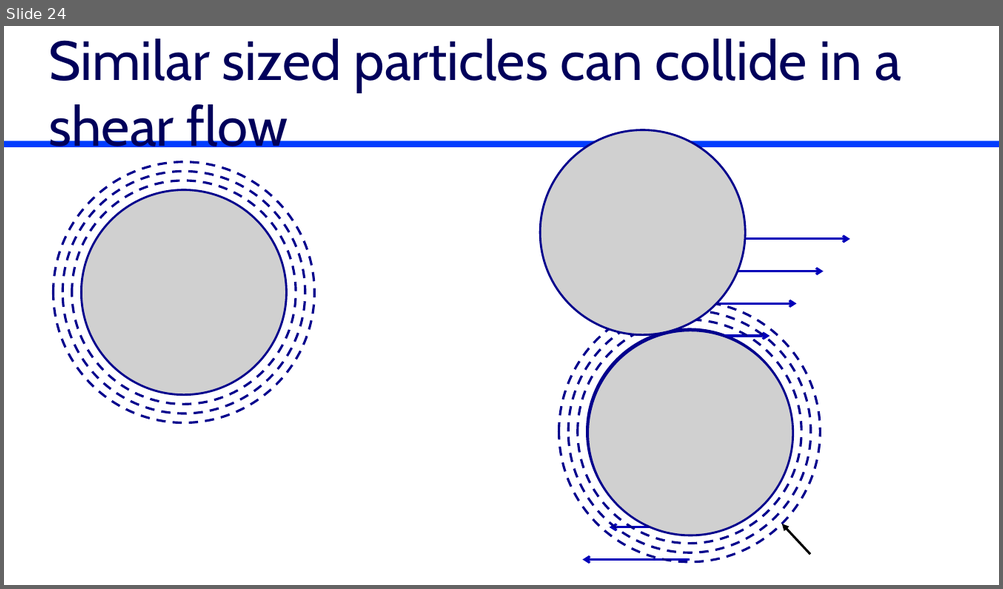
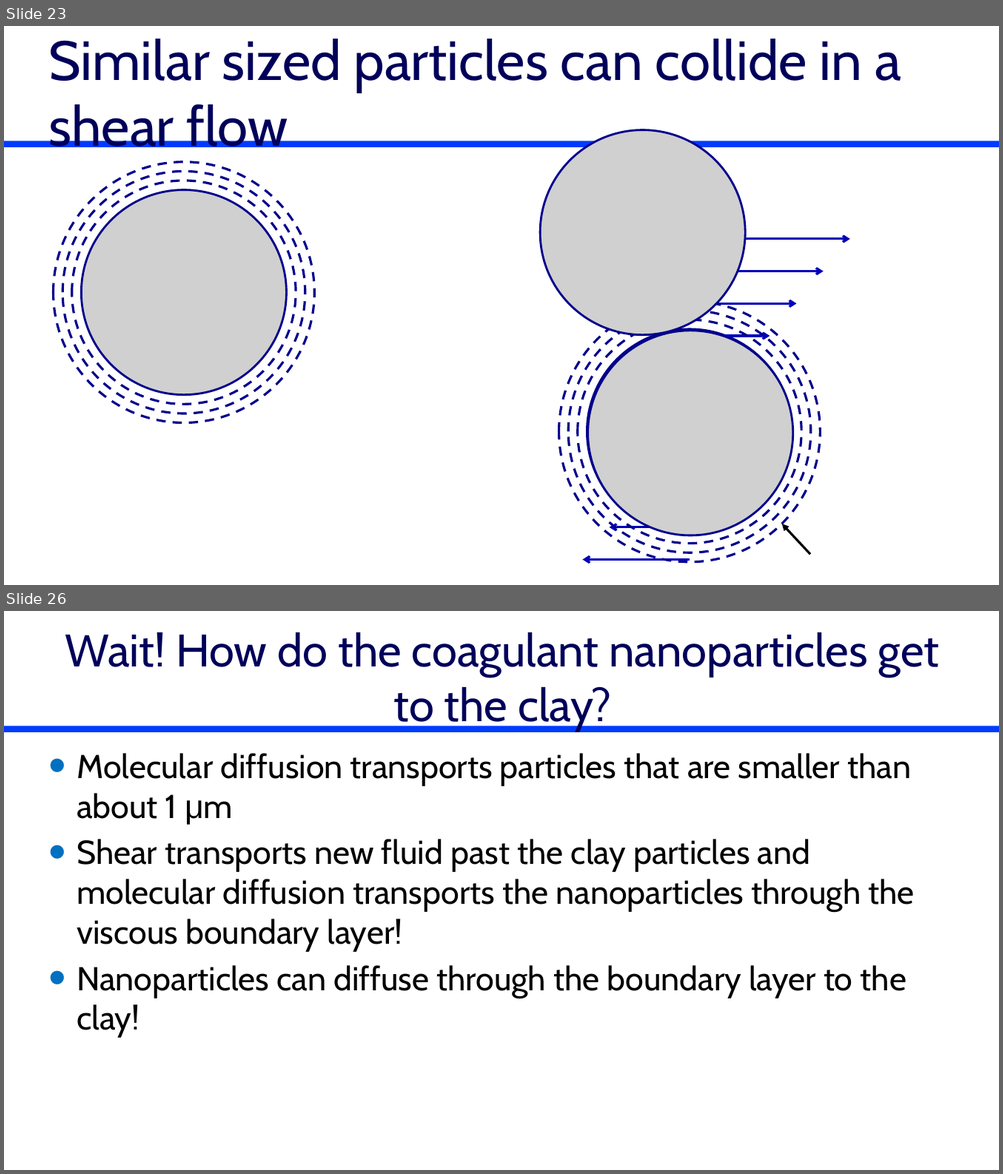
Before and after one commit to monroews/CEE4520Lectures, a slide deck: Flocculation Introduction.pptx. Shown one above the other, each under a label of ours: slide 24 before the commit, slides 23 and 26 after it; the slides between them are not shown. The pictures are 1003x589 and 1003x1174 pixels, drawn with LibreOffice and Linux fonts; fonts in the diff are those of the drawing; grey boxes stand for pictures; background and template pictures are left out. Boxes give left, top, right and bottom in pixels: in the first picture for what was removed or moved away, otherwise in the second. Text is boxed around its words. In the diff, an @@ line names an element or a change of style, - is before the commit and + after.

```diff
--- a/Flocculation Introduction.pptx
+++ b/Flocculation Introduction.pptx
@@ slide 26 added at [4,611,999,1170], background #FFFFFF; not listed: 1 template element that a slide beside it also shows @@
@@ title added at [65,632,939,732], 44 pt, text #00005A @@
+Wait! How do the coagulant nanoparticles get to the clay?
@@ text added at [77,753,914,1038], 32 pt, text #000000 @@
+• Molecular diffusion transports particles that are smaller than about 1 μm
+• Shear transports new fluid past the clay particles and molecular diffusion transports the nanoparticles through the viscous boundary layer!
+• Nanoparticles can diffuse through the boundary layer to the clay!
@@ what was slide 24 is now slide 23 @@
```
Also in this commit, not shown: 9 slides changed, 4 other slides added, 5 slides removed.
